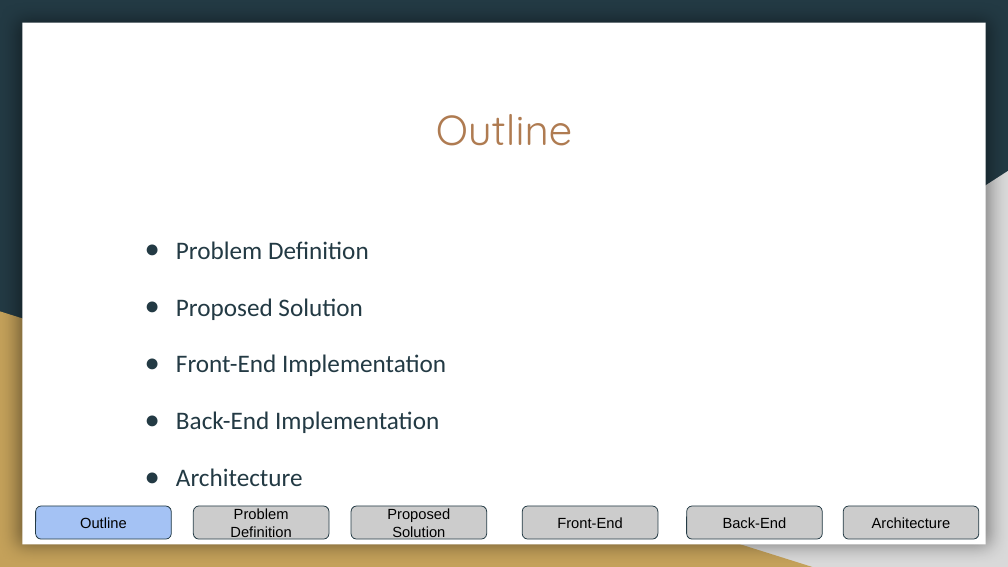
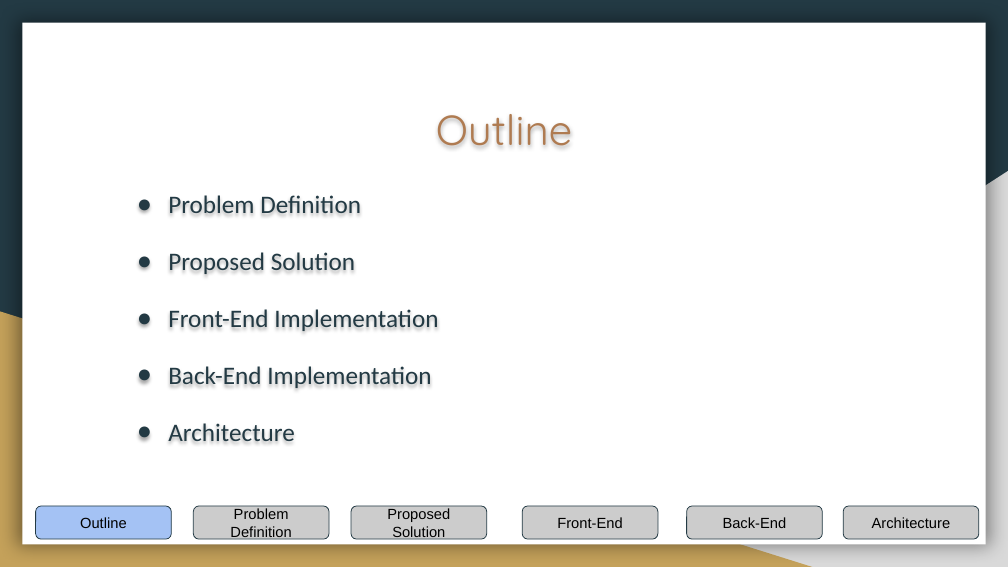
Before and after one commit to rohitjose/Chatbot, a slide deck: slide 2 of comp9323-presentation.pptx. Drawn at 1008x567 pixels with LibreOffice and Linux fonts; fonts in the diff are those of the drawing. Boxes give left, top, right and bottom in pixels: in the first picture for what was removed or moved away, otherwise in the second. Text is boxed around its words. In the diff, an @@ line names an element or a change of style, - is before the commit and + after.

```diff
--- a/comp9323-presentation.pptx
+++ b/comp9323-presentation.pptx
@@ text "Problem Definition": place and size @@
-text "Problem Definition" at bbox=[176, 241, 446, 486]
+text "Problem Definition" at bbox=[168, 195, 438, 442]
```
Also in this commit, not shown: 1 other file.
